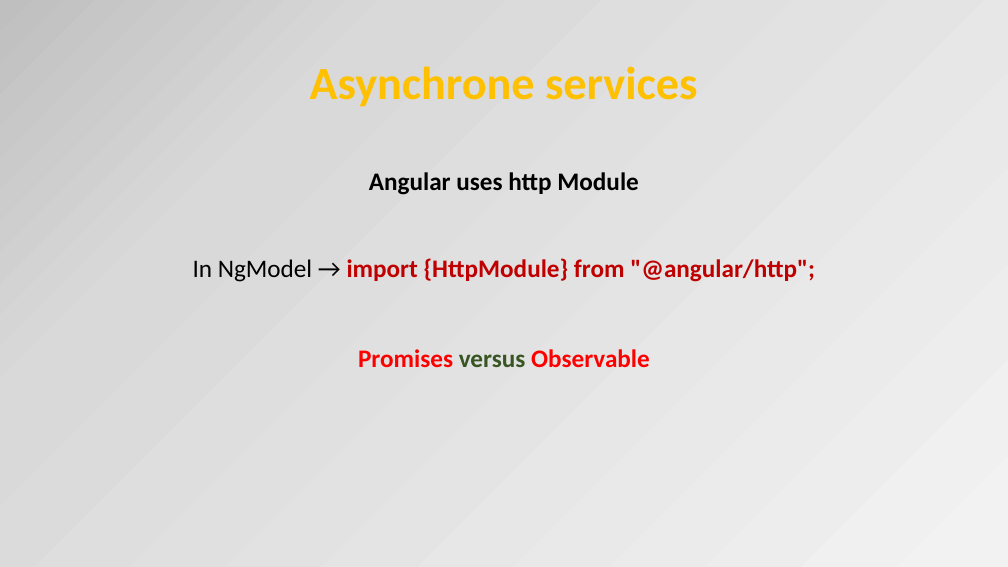
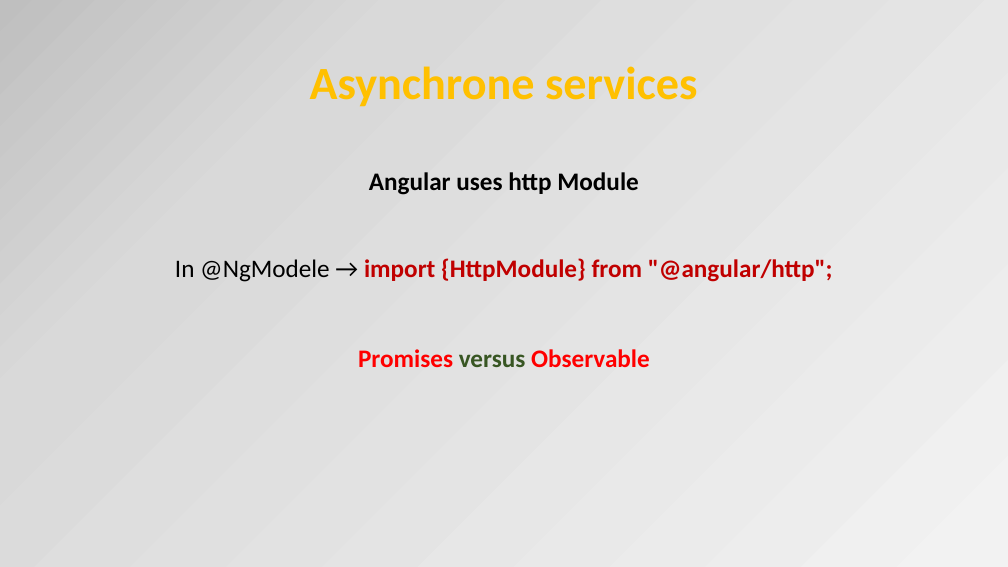
Before and after one commit to petereijgermans11/workshop-reactjs-angular, a slide deck: slide 18 of Angular2.pptx. Drawn at 1008x567 pixels with LibreOffice and Linux fonts; fonts in the diff are those of the drawing. Boxes give left, top, right and bottom in pixels: in the first picture for what was removed or moved away, otherwise in the second. Text is boxed around its words. In the diff, an @@ line names an element or a change of style, - is before the commit and + after.

```diff
--- a/Angular2.pptx
+++ b/Angular2.pptx
@@ text at bbox=[175, 258, 833, 282]: text changed @@
-In NgModel → import {HttpModule} from "@angular/http";
+In @NgModele → import {HttpModule} from "@angular/http";
```
Also in this commit, not shown: 5 other slides changed, 1 other file.
